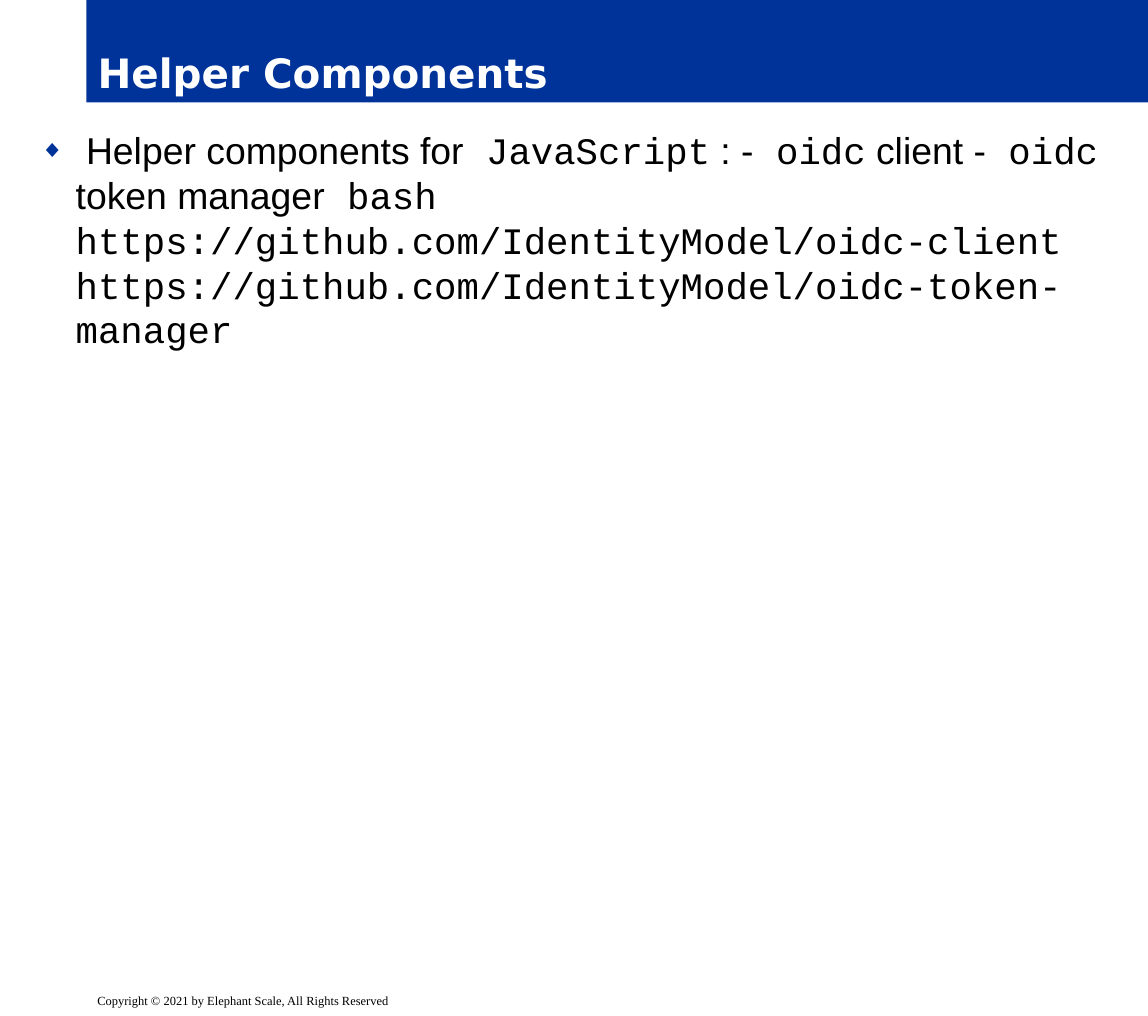
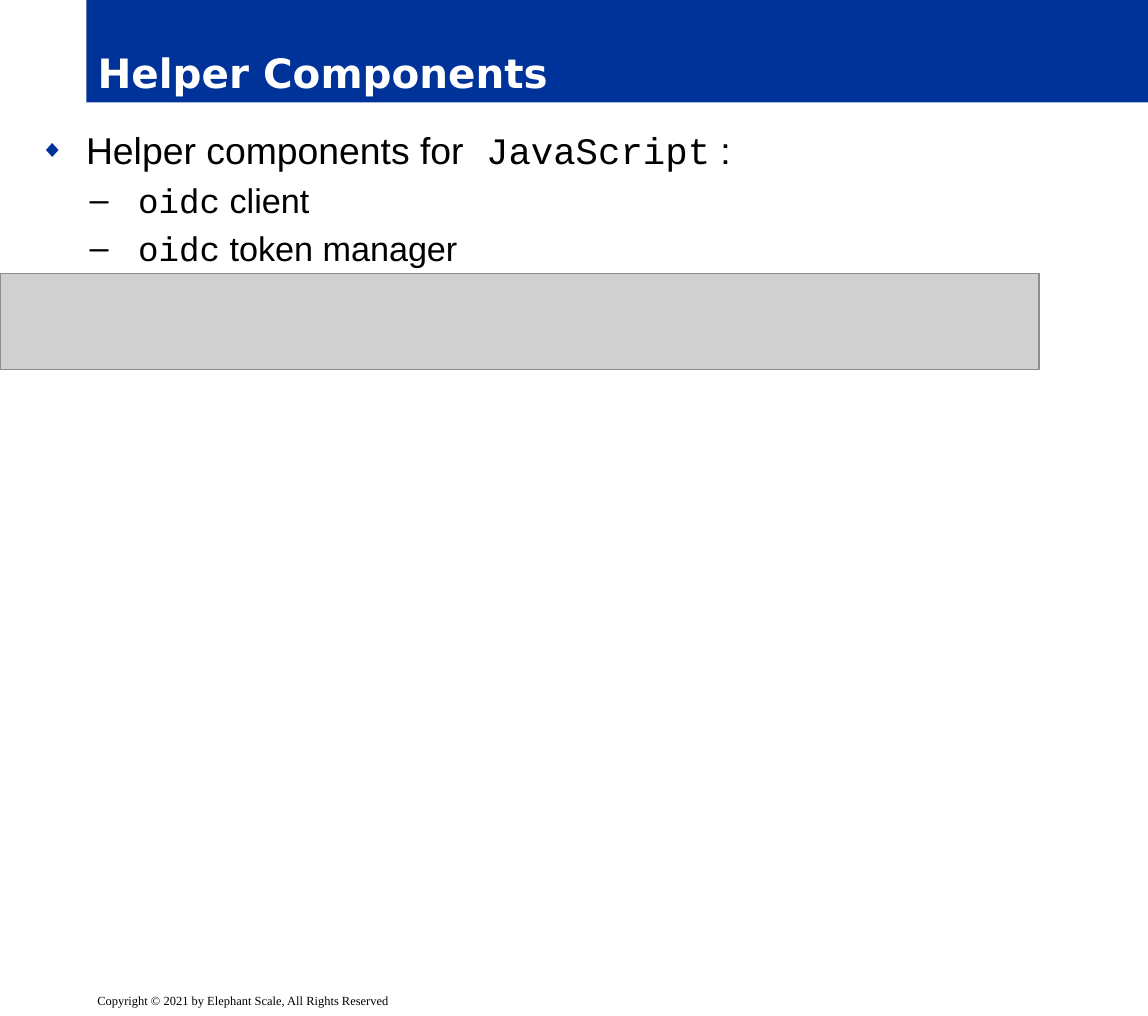
Before and after one commit to elephantscale/es-training-new, a slide deck: slide 39 of secure-coding/slides/delivery/10__Angular-oauth.pptx. Drawn at 1148x1016 pixels with LibreOffice and Linux fonts; fonts in the diff are those of the drawing; grey boxes stand for pictures; background and template pictures are left out. Boxes give left, top, right and bottom in pixels: in the first picture for what was removed or moved away, otherwise in the second. Text is boxed around its words. In the diff, an @@ line names an element or a change of style, - is before the commit and + after.

```diff
--- a/secure-coding/slides/delivery/10__Angular-oauth.pptx
+++ b/secure-coding/slides/delivery/10__Angular-oauth.pptx
@@ text at (86, 137, 710, 267): text changed; font Courier New to Arial @@
-◆ Helper components for JavaScript : - oidc client - oidc token manager bash https://github.com/IdentityModel/oidc-client https://github.com/IdentityModel/oidc-token-manager
+◆ Helper components for JavaScript :
+  – oidc client
+  – oidc token manager
@@ picture added at (0, 273, 1039, 370) @@
```
Also in this commit, not shown: 11 other slides changed, 1 other file.
